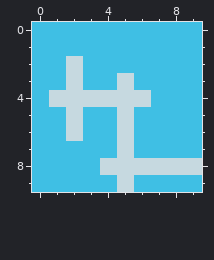
File history of a pixel-art sprite, icon.png. Above is the file before it was changed.
The file is 120x120 pixels, drawn in blocks of 12x12; one block is one cell here.
The same view after the edit:
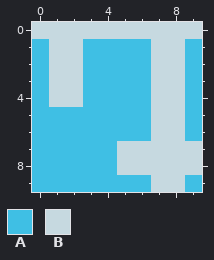
Palette (. is transparent): A #3fbfe4  B #c6d9e0
From old to new:
@@ x 0..9 @@
- 0 AAAAAAAAAA
- 1 AAAAAAAAAA
- 2 AABAAAAAAA
- 3 AABAABAAAA
- 4 ABBBBBBAAA
- 5 AABAABAAAA
- 6 AABAABAAAA
- 7 AAAAABAAAA
- 8 AAAABBBBBB
- 9 AAAAABAAAA
+ 0 BBBBBBBBBB
+ 1 ABBAAAABBA
+ 2 ABBAAAABBA
+ 3 ABBAAAABBA
+ 4 ABBAAAABBA
+ 5 AAAAAAABBA
+ 6 AAAAAAABBA
+ 7 AAAAABBBBB
+ 8 AAAAABBBBB
+ 9 AAAAAAABBA
Pixel boxes of the changes (left, top, right, bottom) in both pictures:
changed: (32, 22, 202, 192)
